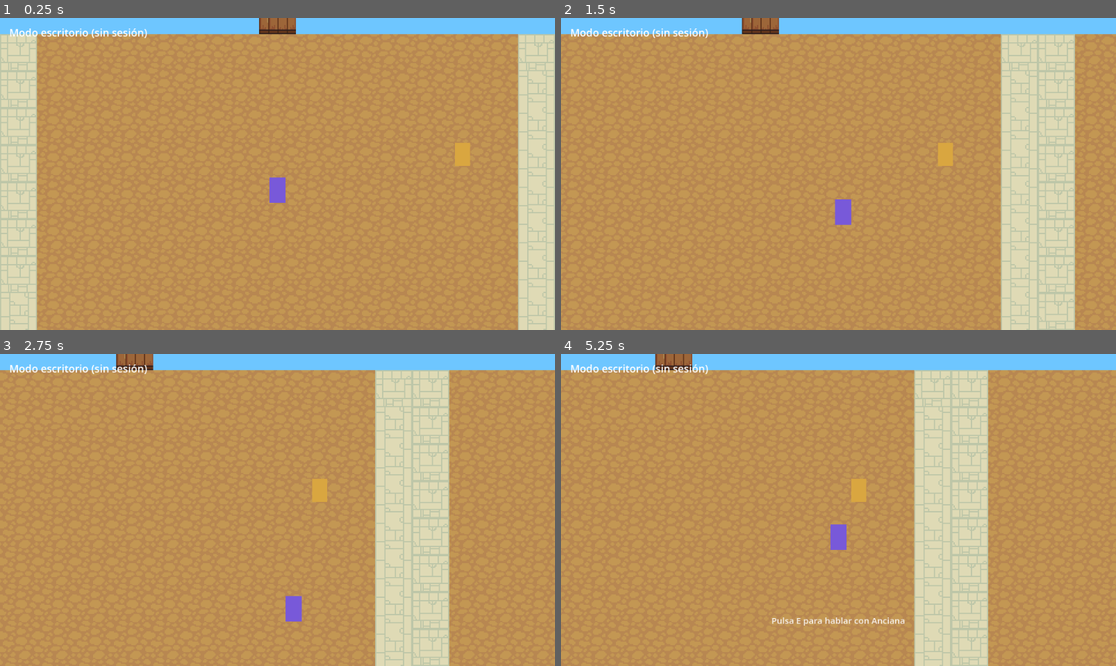
Above: before the commit, frames 1-4 (two rows, left to right).
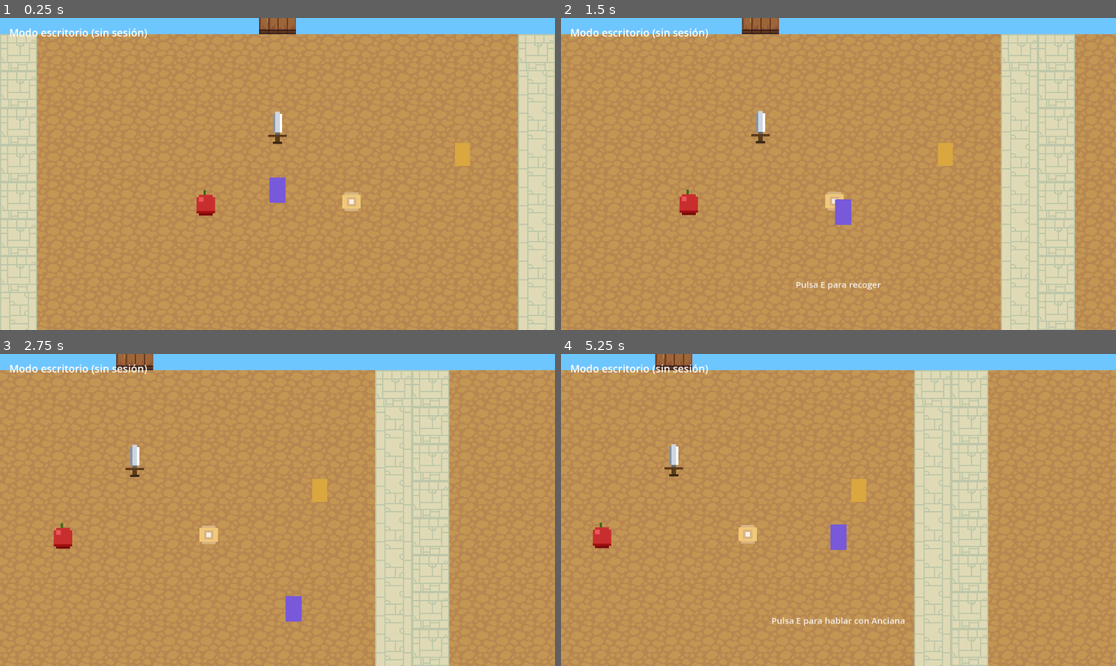
Above: after the commit, the same moments.

Repository: Grupo-Corazones-Cruzados/corazonescruzados
Game: Godot game, scene res://Main.tscn
The game is run twice, just before and just after one commit, with the same random seed, the same clock (stepped at 60 frames per second) and the same inputs.
Inputs (mouse positions are in pixels of both pictures, inside the frame that each line leads up to):
- Up to frame 1 (0.25 s): no input
- Up to frame 2 (1.5 s): tap Enter at 0.5, 1.35 s; move the mouse to (960, 158) at 0.52 s; hold Right (ui_right) 0.53-1.28 s; tap E at 0.6, 1.25 s; click (960, 158) at 0.67 s; tap Space at 0.77 s; move the mouse to (727, 189) at 1.27 s; hold Down (ui_down) from 1.28 s (still down)
- Up to frame 3 (2.75 s): tap Space at 1.52 s; move the mouse to (333, 441) at 2.02 s; release Down (ui_down) at 2.03 s; hold Right (ui_right) from 2.03 s (still down); tap Keypad Enter at 2.1 s
- Up to frame 4 (5.25 s): move the mouse to (810, 572) at 2.77 s; release Right (ui_right) at 2.78 s; hold Up (ui_up) 2.78-3.53 s; tap E at 2.85, 3.5, 5.1 s; click (810, 572) at 2.92 s; tap Space at 3.02, 3.77, 4.52 s; move the mouse to (1005, 556) at 3.52 s; hold Left (ui_left) 3.53-5.03 s; tap Enter at 3.6 s; move the mouse to (672, 463) at 4.27 s; tap Keypad Enter at 4.35 s; move the mouse to (866, 510) at 5.02 s; hold Down (ui_down) from 5.03 s (still down); click (866, 510) at 5.17 s

The runs differ from the first frame. In frame 1, 0.6% of the frame differs, in the area x 35-65%, y 29-64%; in frame 2, 0.7%, in the area x 21-58%, y 29-88%; in frame 3, 0.6%; in frame 4, 0.6%.

Commit message:
feat(juego): objetos recogibles en Godot con validacion en el servidor
El problema que resuelve: al mover la autoria de mapas a Godot, los mundos dejan
de estar en Postgres y el servidor se queda SIN saber que objetos existen ni
donde. Con fichas canjeables por productos reales, fiarse del cliente no es
opcion — cualquiera se serviria desde la consola.

La solucion es un manifiesto: al exportar el mundo se recorren los nodos Objeto
y se vuelca su id, item y casilla; sync-item-manifest.mjs lo sincroniza a
gcc_world.item_placements (migracion 022, aplicada). validatePickup pasa a leer
de ahi en vez de world_maps. El cliente solo dice QUE colocacion toca; el
servidor decide que objeto es y cuantos entrega.

Objeto.gd es @tool, asi que se ve en el editor al colocarlo. Su identidad es la
ruta del nodo: mover no la cambia, renombrar si (y eso hace reaparecer un objeto
ya recogido). El exportador aborta si detecta rutas repetidas, que causarian que
recoger uno marcara el otro.

55 objetos del catalogo SVG rasterizados a PNG (prepare-godot-items.mjs),
renderizados a 16px y escalados con vecino mas cercano para no perder el filo.

Tambien: el juego ya persiste la posicion del jugador, sin la cual el servidor
rechaza toda recogida por no poder comprobar cercania.

Hueco propio corregido: solo se registraban las recogidas RECHAZADAS. Sin los
aciertos no se distingue a quien juega mucho de un script repitiendo una accion
legitima toda la noche, que es la amenaza economica real.

Verificado de extremo a extremo con sesion real: recoger deja {"coin":1} en la
BD, queda anotado en el registro de acciones, y pulsar otra vez NO duplica.

Dos diagnosticos que costaron tiempo y quedan anotados en MEMORIA: `next build`
con el dev server levantado deja /_next/static en 404; y el primer test de
recogida fallaba porque la prueba caminaba de mas y pasaba de largo el objeto,
no porque el codigo estuviera mal.

Co-Authored-By: Claude Opus 4.8 (1M context) <noreply@anthropic.com>
Claude-Session: https://claude.ai/code/session_011eEhW1QiDJ27aR35hAsydA

Diff:
--- a/godot/Main.gd
+++ b/godot/Main.gd
@@ -31,6 +31,17 @@
 var _npcs: Array[Personaje] = []
 var _pista: Label
 var _npc_cerca: Personaje = null
+var _objetos: Array[Objeto] = []
+var _objeto_cerca: Objeto = null
+## Recogidas en vuelo, para que pulsar dos veces no envie dos peticiones.
+var _recogiendo := {}
+
+## Nombre de la escena actual, tal como lo conoce el servidor.
+var _escena := "main"
+var _origen := ""
+## Última casilla enviada, para no repetir la escritura en cada frame.
+var _ultima_casilla := Vector2i(-9999, -9999)
+var _http_pos: HTTPRequest
 
 
 func _ready() -> void:
@@ -55,6 +66,20 @@
 	# descargas competirían y el jugador (que es lo primero que se mira)
 	# tardaría más en aparecer.
 	await _crear_npcs()
+	_recolectar_objetos()
+
+
+## Indexa los objetos que vienen colocados en la escena del mundo.
+func _recolectar_objetos() -> void:
+	_objetos.clear()
+	_buscar_objetos(_mundo)
+
+
+func _buscar_objetos(nodo: Node) -> void:
+	if nodo is Objeto:
+		_objetos.append(nodo as Objeto)
+	for hijo in nodo.get_children():
+		_buscar_objetos(hijo)
 
 
 ## Aviso flotante de "pulsa para hablar". Va en la interfaz y no en el mundo
@@ -200,6 +225,50 @@
 			mirando = "s" if dir.y > 0.0 else "n"
 		_jugador.reproducir("walk", mirando)
 
+	_guardar_posicion()
+
+
+## Envía la casilla del jugador cuando cambia.
+##
+## No es telemetría: el servidor la necesita para poder comprobar que una
+## recogida ocurre CERCA del objeto. Sin posición conocida rechaza la recogida,
+## que es lo correcto cuando hay fichas canjeables de por medio.
+##
+## Solo se envía al cambiar de casilla, no por frame: cada envío es una
+## escritura en base de datos.
+func _guardar_posicion() -> void:
+	if _origen.is_empty():
+		return
+	var casilla := Vector2i(
+		int(floor(_jugador.position.x / TILE_VISUAL)), int(floor(_jugador.position.y / TILE_VISUAL))
+	)
+	if casilla == _ultima_casilla:
+		return
+	_ultima_casilla = casilla
+
+	if _http_pos == null:
+		_http_pos = HTTPRequest.new()
+		add_child(_http_pos)
+	# Si el envío anterior sigue en vuelo se descarta este: la próxima casilla
+	# lo corregirá, y encolar peticiones por cada paso saturaría la conexión.
+	if _http_pos.get_http_client_status() != HTTPClient.STATUS_DISCONNECTED:
+		return
+
+	var cuerpo := JSON.stringify(
+		{
+			"sceneSlug": _escena,
+			"x": casilla.x,
+			"y": casilla.y,
+			"facing": _jugador.mirando(),
+		}
+	)
+	_http_pos.request(
+		_origen + "/api/world/position",
+		["Content-Type: application/json"],
+		HTTPClient.METHOD_POST,
+		cuerpo
+	)
+
 
 ## Busca el NPC hablable más cercano y muestra el aviso.
 ##
@@ -216,14 +285,90 @@
 			mejor = npc
 
 	_npc_cerca = mejor
-	if _pista != null:
-		_pista.visible = mejor != null
-		if mejor != null:
-			_pista.text = "Pulsa E para hablar con %s" % str(mejor.get_meta("titulo", "…"))
+
+	# Objeto recogible más cercano. Tiene prioridad sobre hablar: si hay un
+	# objeto a los pies, lo que uno espera al pulsar es recogerlo.
+	_objeto_cerca = null
+	var dist_obj := ALCANCE_DIALOGO
+	for obj in _objetos:
+		if not is_instance_valid(obj):
+			continue
+		var d := _jugador.position.distance_to(obj.global_position)
+		if d <= dist_obj:
+			dist_obj = d
+			_objeto_cerca = obj
+
+	if _pista == null:
+		return
+	if _objeto_cerca != null:
+		_pista.visible = true
+		_pista.text = "Pulsa E para recoger"
+	elif mejor != null:
+		_pista.visible = true
+		_pista.text = "Pulsa E para hablar con %s" % str(mejor.get_meta("titulo", "…"))
+	else:
+		_pista.visible = false
+
+
+## Pide al servidor recoger el objeto.
+##
+## El cliente solo dice QUÉ colocación toca; el servidor decide qué objeto es y
+## cuántos entrega, comprobando además que el jugador esté cerca de verdad. El
+## objeto no desaparece hasta que el servidor confirma: si se quitara antes,
+## un rechazo dejaría el mundo y el inventario descuadrados.
+func _recoger(obj: Objeto) -> void:
+	if _origen.is_empty() or _recogiendo.has(obj):
+		return
+	_recogiendo[obj] = true
+
+	var http := HTTPRequest.new()
+	add_child(http)
+	var cuerpo := JSON.stringify(
+		{"sceneSlug": _escena, "placementId": obj.id_colocacion()}
+	)
+	var err := http.request(
+		_origen + "/api/world/inventory",
+		["Content-Type: application/json"],
+		HTTPClient.METHOD_POST,
+		cuerpo
+	)
+	if err != OK:
+		_recogiendo.erase(obj)
+		http.queue_free()
+		return
+
+	var res: Array = await http.request_completed
+	http.queue_free()
+	_recogiendo.erase(obj)
+
+	var codigo := int(res[1])
+	if codigo == 200:
+		_objetos.erase(obj)
+		obj.queue_free()
+		_aviso("Recogido")
+	elif codigo == 409:
+		_aviso("Inventario lleno")
+	elif codigo == 403:
+		# Pasa si el servidor aún no conoce la posición del jugador, o si el
+		# manifiesto no está sincronizado con lo que hay en el mapa.
+		_aviso("No se pudo recoger aquí")
+	else:
+		_aviso("Error al recoger (%d)" % codigo)
+
+
+## Mensaje breve en el aviso inferior. Se restaura solo.
+func _aviso(texto: String) -> void:
+	if _pista == null:
+		return
+	_pista.text = texto
+	_pista.visible = true
+	await get_tree().create_timer(1.6).timeout
 
 
 func _unhandled_input(evento: InputEvent) -> void:
-	if _dialogo == null or _dialogo.activo() or _npc_cerca == null:
+	if _dialogo == null or _dialogo.activo():
+		return
+	if _npc_cerca == null and _objeto_cerca == null:
 		return
 
 	var hablar := false
@@ -237,6 +382,12 @@
 	if not hablar:
 		return
 
+	# Recoger tiene prioridad: si hay un objeto a los pies, es lo que se espera.
+	if _objeto_cerca != null:
+		get_viewport().set_input_as_handled()
+		_recoger(_objeto_cerca)
+		return
+
 	var lineas: Array = _npc_cerca.get_meta("dialogo", [])
 	if lineas.is_empty():
 		return
@@ -270,7 +421,8 @@
 	if typeof(origen) != TYPE_STRING:
 		hud.text = "Sin origen"
 		return
-	http.request(str(origen) + "/api/game/stages")
+	_origen = str(origen)
+	http.request(_origen + "/api/game/stages")
 
 
 func _on_sesion(
--- /dev/null
+++ b/godot/Objeto.gd
@@ -0,0 +1,99 @@
+@tool
+class_name Objeto
+extends Node2D
+
+## Objeto recogible que se coloca en el editor de Godot.
+##
+## Se arrastra al mapa, se elige `item_id` en el inspector y ya está. Con `@tool`
+## el sprite se ve dentro del editor, así se coloca mirando el mapa y no a ciegas.
+##
+## **Su identidad para el servidor es la RUTA DEL NODO en la escena.** No hay
+## que inventar identificadores a mano: mover el objeto no cambia su identidad,
+## pero renombrarlo sí. Eso importa porque el servidor lleva la cuenta de qué
+## objetos ha recogido cada jugador: si se renombra un objeto ya recogido,
+## reaparecerá una vez para todo el mundo.
+
+const DIR_OBJETOS := "res://assets/objetos"
+
+## Identificador del catálogo (`sword`, `apple`, `barrel`…). Ver
+## `godot/assets/objetos/objetos.json` para la lista completa.
+@export var item_id: String = "coin":
+	set(valor):
+		item_id = valor
+		_refrescar()
+
+## Cuántas unidades entrega al recogerlo.
+@export var cantidad: int = 1
+
+## Si está marcado, flota suavemente para que se note que es recogible.
+@export var flotar: bool = true
+
+var _sprite: Sprite2D
+var _t := 0.0
+var _y_base := 0.0
+
+
+func _ready() -> void:
+	_y_base = position.y
+	_crear_sprite()
+	_refrescar()
+	if Engine.is_editor_hint():
+		return
+	# Fuera del editor, el `_process` solo sirve para el flotado.
+	set_process(flotar)
+
+
+func _crear_sprite() -> void:
+	if _sprite != null:
+		return
+	_sprite = Sprite2D.new()
+	# Pixel art: sin esto Godot lo interpola al escalar.
+	_sprite.texture_filter = CanvasItem.TEXTURE_FILTER_NEAREST
+	add_child(_sprite)
+
+
+func _refrescar() -> void:
+	if _sprite == null:
+		return
+	var ruta := "%s/%s.png" % [DIR_OBJETOS, item_id]
+	if ResourceLoader.exists(ruta):
+		_sprite.texture = load(ruta)
+	else:
+		# Un id mal escrito deja el objeto sin textura. Se avisa en vez de
+		# dejarlo invisible: un objeto invisible con el que se puede
+		# interactuar es de los fallos más difíciles de encontrar.
+		_sprite.texture = null
+		if not Engine.is_editor_hint():
+			push_warning("Objeto '%s': no existe la imagen %s" % [name, ruta])
+
+
+func _process(delta: float) -> void:
+	if Engine.is_editor_hint():
+		return
+	_t += delta
+	position.y = _y_base + sin(_t * 2.0) * 4.0
+
+
+## Identidad estable de esta colocación, tal como la conoce el servidor.
+## Es la ruta dentro de la escena, sin la raíz.
+func id_colocacion() -> String:
+	var raiz := owner if owner != null else get_parent()
+	return str(raiz.get_path_to(self)) if raiz != null else name
+
+
+## Datos que van al manifiesto que valida el servidor.
+func a_manifiesto(escena: String, tile_px: float) -> Dictionary:
+	return {
+		"scene": escena,
+		"placementId": id_colocacion(),
+		"itemId": item_id,
+		"cantidad": cantidad,
+		# En tiles, no en píxeles: así el manifiesto no depende de la escala de
+		# dibujo y sigue valiendo si algún día cambia.
+		#
+		# `floor`, no `round`: un objeto se coloca en el CENTRO de su casilla, y
+		# redondear 31,5 daría 32 — el objeto quedaría registrado en la casilla
+		# de al lado. Con floor cae siempre en la que se ve.
+		"x": int(floor(global_position.x / tile_px)),
+		"y": int(floor(global_position.y / tile_px)),
+	}
--- /dev/null
+++ b/godot/assets/objetos/objetos.json
@@ -0,0 +1,280 @@
+{
+  "size": 64,
+  "items": [
+    {
+      "id": "sword",
+      "label": "Espada",
+      "category": "arma"
+    },
+    {
+      "id": "axe",
+      "label": "Hacha",
+      "category": "arma"
+    },
+    {
+      "id": "pistol",
+      "label": "Pistola",
+      "category": "arma"
+    },
+    {
+      "id": "bow",
+      "label": "Arco",
+      "category": "arma"
+    },
+    {
+      "id": "hammer",
+      "label": "Martillo",
+      "category": "herramienta"
+    },
+    {
+      "id": "pickaxe",
+      "label": "Pico",
+      "category": "herramienta"
+    },
+    {
+      "id": "key",
+      "label": "Llave",
+      "category": "objeto"
+    },
+    {
+      "id": "potion_red",
+      "label": "Poción roja",
+      "category": "consumible"
+    },
+    {
+      "id": "potion_blue",
+      "label": "Poción azul",
+      "category": "consumible"
+    },
+    {
+      "id": "apple",
+      "label": "Manzana",
+      "category": "consumible"
+    },
+    {
+      "id": "coin",
+      "label": "Moneda",
+      "category": "objeto"
+    },
+    {
+      "id": "shield",
+      "label": "Escudo",
+      "category": "arma"
+    },
+    {
+      "id": "lantern",
+      "label": "Linterna",
+      "category": "herramienta"
+    },
+    {
+      "id": "chair",
+      "label": "Silla",
+      "category": "mueble"
+    },
+    {
+      "id": "armchair",
+      "label": "Sillón",
+      "category": "mueble"
+    },
+    {
+      "id": "table",
+      "label": "Mesa",
+      "category": "mueble"
+    },
+    {
+      "id": "bed",
+      "label": "Cama",
+      "category": "mueble"
+    },
+    {
+      "id": "bookshelf",
+      "label": "Estantería",
+      "category": "mueble"
+    },
+    {
+      "id": "wardrobe",
+      "label": "Armario",
+      "category": "mueble"
+    },
+    {
+      "id": "dresser",
+      "label": "Cómoda",
+      "category": "mueble"
+    },
+    {
+      "id": "floor_lamp",
+      "label": "Lámpara",
+      "category": "mueble"
+    },
+    {
+      "id": "rug",
+      "label": "Alfombra",
+      "category": "mueble"
+    },
+    {
+      "id": "wall_clock",
+      "label": "Reloj",
+      "category": "mueble"
+    },
+    {
+      "id": "painting",
+      "label": "Cuadro",
+      "category": "mueble"
+    },
+    {
+      "id": "indoor_plant",
+      "label": "Planta interior",
+      "category": "mueble"
+    },
+    {
+      "id": "fireplace",
+      "label": "Chimenea",
+      "category": "mueble"
+    },
+    {
+      "id": "stove",
+      "label": "Cocina",
+      "category": "mueble"
+    },
+    {
+      "id": "street_lamp",
+      "label": "Farola",
+      "category": "ciudad"
+    },
+    {
+      "id": "bench",
+      "label": "Banca",
+      "category": "ciudad"
+    },
+    {
+      "id": "fountain",
+      "label": "Fuente",
+      "category": "ciudad"
+    },
+    {
+      "id": "fence",
+      "label": "Valla",
+      "category": "ciudad"
+    },
+    {
+      "id": "sign_post",
+      "label": "Letrero",
+      "category": "ciudad"
+    },
+    {
+      "id": "mailbox",
+      "label": "Buzón",
+      "category": "ciudad"
+    },
+    {
+      "id": "trash_can",
+      "label": "Basurero",
+      "category": "ciudad"
+    },
+    {
+      "id": "fire_hydrant",
+      "label": "Hidrante",
+      "category": "ciudad"
+    },
+    {
+      "id": "traffic_cone",
+      "label": "Cono",
+      "category": "ciudad"
+    },
+    {
+      "id": "barrel",
+      "label": "Barril",
+      "category": "ciudad"
+    },
+    {
+      "id": "crate",
+      "label": "Caja",
+      "category": "ciudad"
+    },
+    {
+      "id": "well",
+      "label": "Pozo",
+      "category": "ciudad"
+    },
+    {
+      "id": "street_sign",
+      "label": "Señal",
+      "category": "ciudad"
+    },
+    {
+      "id": "flag_pole",
+      "label": "Asta de bandera",
+      "category": "ciudad"
+    },
+    {
+      "id": "tree",
+      "label": "Árbol",
+      "category": "naturaleza"
+    },
+    {
+      "id": "pine_tree",
+      "label": "Pino",
+      "category": "naturaleza"
+    },
+    {
+      "id": "palm_tree",
+      "label": "Palmera",
+      "category": "naturaleza"
+    },
+    {
+      "id": "bush",
+      "label": "Arbusto",
+      "category": "naturaleza"
+    },
+    {
+      "id": "flowers_red",
+      "label": "Flores rojas",
+      "category": "naturaleza"
+    },
+    {
+      "id": "flowers_yellow",
+      "label": "Flores amarillas",
+      "category": "naturaleza"
+    },
+    {
+      "id": "flowers_blue",
+      "label": "Flores azules",
+      "category": "naturaleza"
+    },
+    {
+      "id": "rock",
+      "label": "Roca",
+      "category": "naturaleza"
+    },
+    {
+      "id": "stump",
+      "label": "Tocón",
+      "category": "naturaleza"
+    },
+    {
+      "id": "mushroom",
+      "label": "Hongo",
+      "category": "naturaleza"
+    },
+    {
+      "id": "cactus",
+      "label": "Cactus",
+      "category": "naturaleza"
+    },
+    {
+      "id": "tall_grass",
+      "label": "Hierba alta",
+      "category": "naturaleza"
+    },
+    {
+      "id": "lily_pad",
+      "label": "Nenúfar",
+      "category": "naturaleza"
+    },
+    {
+      "id": "fallen_log",
+      "label": "Tronco caído",
+      "category": "naturaleza"
+    }
+  ]
+}
--- /dev/null
+++ b/godot/import/manifiesto.json
@@ -0,0 +1,29 @@
+{
+  "placements": [
+    {
+      "cantidad": 1,
+      "itemId": "coin",
+      "placementId": "Objetos/Moneda1",
+      "scene": "main",
+      "x": 31,
+      "y": 36
+    },
+    {
+      "cantidad": 1,
+      "itemId": "apple",
+      "placementId": "Objetos/Manzana1",
+      "scene": "main",
+      "x": 27,
+      "y": 36
+    },
+    {
+      "cantidad": 1,
+      "itemId": "sword",
+      "placementId": "Objetos/Espada1",
+      "scene": "main",
+      "x": 29,
+      "y": 34
+    }
+  ],
+  "tilePx": 64.0
+}
--- a/godot/mundos/main.tscn
+++ b/godot/mundos/main.tscn
@@ -2,6 +2,7 @@
 
 [ext_resource type="Texture2D" path="res://assets/tiles/terrain.png" id="1_5mlj8"]
 [ext_resource type="Texture2D" path="res://assets/tiles/colors.png" id="2_gv83y"]
+[ext_resource type="Script" path="res://Objeto.gd" id="3_gv83y"]
 
 [sub_resource type="TileSetAtlasSource" id="TileSetAtlasSource_njph2"]
 texture = ExtResource("1_5mlj8")
@@ -54,3 +55,19 @@
 metadata/complexion = "medio"
 metadata/escala = 0.8
 metadata/animacion = "walk"
+
+[node name="Objetos" type="Node2D" parent="." unique_id=455893088]
+
+[node name="Moneda1" type="Node2D" parent="Objetos" unique_id=26745532]
+position = Vector2(2016, 2336)
+script = ExtResource("3_gv83y")
+
+[node name="Manzana1" type="Node2D" parent="Objetos" unique_id=1259747091]
+position = Vector2(1760, 2336)
+script = ExtResource("3_gv83y")
+item_id = "apple"
+
+[node name="Espada1" type="Node2D" parent="Objetos" unique_id=399172606]
+position = Vector2(1888, 2208)
+script = ExtResource("3_gv83y")
+item_id = "sword"
--- /dev/null
+++ b/godot/tools/export_manifest.gd
@@ -0,0 +1,87 @@
+extends SceneTree
+
+## Exporta el manifiesto de objetos colocados en los mundos.
+##
+##   godot --headless --path godot --script res://tools/export_manifest.gd
+##
+## **Por qué existe, que es lo importante:** las fichas se canjean por productos
+## reales, así que el servidor NO puede fiarse de lo que diga el juego al
+## recoger algo. Tiene que poder comprobar por su cuenta que ese objeto existe
+## y dónde está.
+##
+## Mientras los mapas vivían en Postgres eso salía gratis. Al pasar la autoría a
+## Godot, los mapas son parte del build y el servidor se queda ciego. Este
+## manifiesto es el puente: se genera al exportar y se sincroniza a la base de
+## datos, de modo que la validación sigue siendo del lado del servidor aunque el
+## diseño se haga en el editor.
+##
+## Consecuencia práctica del flujo elegido: **hay que regenerarlo y sincronizarlo
+## cada vez que se cambian los objetos de un mapa**, igual que hay que desplegar.
+
+const DIR_MUNDOS := "res://mundos"
+const SALIDA := "res://import/manifiesto.json"
+## Un tile se dibuja a 64 px (32 nativos × 2).
+const TILE_PX := 64.0
+
+
+func _initialize() -> void:
+	var dir := DirAccess.open(DIR_MUNDOS)
+	if dir == null:
+		push_error("No hay mundos en %s" % DIR_MUNDOS)
+		quit(1)
+		return
+
+	var colocaciones: Array = []
+	var escenas := 0
+
+	for archivo in dir.get_files():
+		if not archivo.ends_with(".tscn"):
+			continue
+		var slug := archivo.get_basename()
+		var empaquetada: PackedScene = load("%s/%s" % [DIR_MUNDOS, archivo])
+		if empaquetada == null:
+			push_warning("No se pudo cargar %s" % archivo)
+			continue
+
+		var raiz: Node = empaquetada.instantiate()
+		escenas += 1
+		for obj in _buscar_objetos(raiz):
+			colocaciones.append(obj.a_manifiesto(slug, TILE_PX))
+		raiz.free()
+
+	# Detectar identidades repetidas: dos objetos con la misma ruta harían que
+	# recoger uno marcara el otro como recogido. Es un fallo silencioso y caro.
+	var vistos := {}
+	var duplicados: Array = []
+	for c in colocaciones:
+		var clave := "%s|%s" % [c["scene"], c["placementId"]]
+		if vistos.has(clave):
+			duplicados.append(clave)
+		vistos[clave] = true
+
+	if not duplicados.is_empty():
+		push_error("Identidades repetidas: %s" % ", ".join(duplicados))
+		quit(1)
+		return
+
+	var json := JSON.stringify({"tilePx": TILE_PX, "placements": colocaciones}, "  ")
+	var f := FileAccess.open(SALIDA, FileAccess.WRITE)
+	if f == null:
+		push_error("No se pudo escribir %s" % SALIDA)
+		quit(1)
+		return
+	f.store_string(json)
+	f.close()
+
+	print("✔ %d objeto(s) en %d escena(s) → %s" % [colocaciones.size(), escenas, SALIDA])
+	quit(0)
+
+
+## Recorre el árbol entero: los objetos pueden estar anidados en contenedores.
+func _buscar_objetos(nodo: Node) -> Array:
+	var salida: Array = []
+	if nodo is Objeto:
+		salida.append(nodo)
+	for hijo in nodo.get_children():
+		salida.append_array(_buscar_objetos(hijo))
+	return salida
--- /dev/null
+++ b/godot/tools/sembrar_objetos.gd
@@ -0,0 +1,70 @@
+extends SceneTree
+
+## Coloca unos objetos de ejemplo en el mundo, para tener algo con lo que probar.
+##
+##   godot --headless --path godot --script res://tools/sembrar_objetos.gd
+##
+## Es una herramienta de arranque, no parte del juego: a partir de aquí los
+## objetos se colocan arrastrándolos en el editor de Godot. Se puede ejecutar
+## varias veces sin duplicar nada — si el contenedor ya existe, no hace nada.
+
+const MUNDO := "res://mundos/main.tscn"
+
+## Cerca del punto de aparición (tile 29,36) para que se encuentren enseguida.
+const SIEMBRA := [
+	{"id": "coin", "nombre": "Moneda1", "tile": Vector2i(31, 36)},
+	{"id": "apple", "nombre": "Manzana1", "tile": Vector2i(27, 36)},
+	{"id": "sword", "nombre": "Espada1", "tile": Vector2i(29, 34)},
+]
+
+const TILE_PX := 64.0
+
+
+func _initialize() -> void:
+	var empaquetada: PackedScene = load(MUNDO)
+	if empaquetada == null:
+		push_error("No se pudo cargar %s" % MUNDO)
+		quit(1)
+		return
+
+	var raiz: Node = empaquetada.instantiate()
+
+	if raiz.get_node_or_null("Objetos") != null:
+		print("Ya hay objetos colocados; no se toca nada.")
+		raiz.free()
+		quit(0)
+		return
+
+	var cont := Node2D.new()
+	cont.name = "Objetos"
+	raiz.add_child(cont)
+	cont.owner = raiz
+
+	for s in SIEMBRA:
+		var o := Objeto.new()
+		o.name = str(s["nombre"])
+		o.item_id = str(s["id"])
+		var t: Vector2i = s["tile"]
+		o.position = Vector2((t.x + 0.5) * TILE_PX, (t.y + 0.5) * TILE_PX)
+		cont.add_child(o)
+		# `owner` es lo que decide qué nodos se guardan en la escena. Sin esto,
+		# los objetos existirían en memoria pero no en el archivo.
+		o.owner = raiz
+		print("  + %s (%s) en %d,%d" % [o.name, o.item_id, t.x, t.y])
+
+	var escena := PackedScene.new()
+	if escena.pack(raiz) != OK:
+		push_error("No se pudo empaquetar")
+		raiz.free()
+		quit(1)
+		return
+
+	var err := ResourceSaver.save(escena, MUNDO)
+	raiz.free()
+	if err != OK:
+		push_error("No se pudo guardar (%d)" % err)
+		quit(1)
+		return
+
+	print("✔ %d objetos sembrados en %s" % [SIEMBRA.size(), MUNDO])
+	quit(0)
Not shown, added: godot/Objeto.gd.uid
Binary file added: godot/assets/objetos/apple.png
Not shown, added: godot/assets/objetos/apple.png.import
Binary file added: godot/assets/objetos/armchair.png
Not shown, added: godot/assets/objetos/armchair.png.import
Binary file added: godot/assets/objetos/axe.png
Not shown, added: godot/assets/objetos/axe.png.import
Binary file added: godot/assets/objetos/barrel.png
Not shown, added: godot/assets/objetos/barrel.png.import
Binary file added: godot/assets/objetos/bed.png
Not shown, added: godot/assets/objetos/bed.png.import
Binary file added: godot/assets/objetos/bench.png
(and 111 more such lines)
